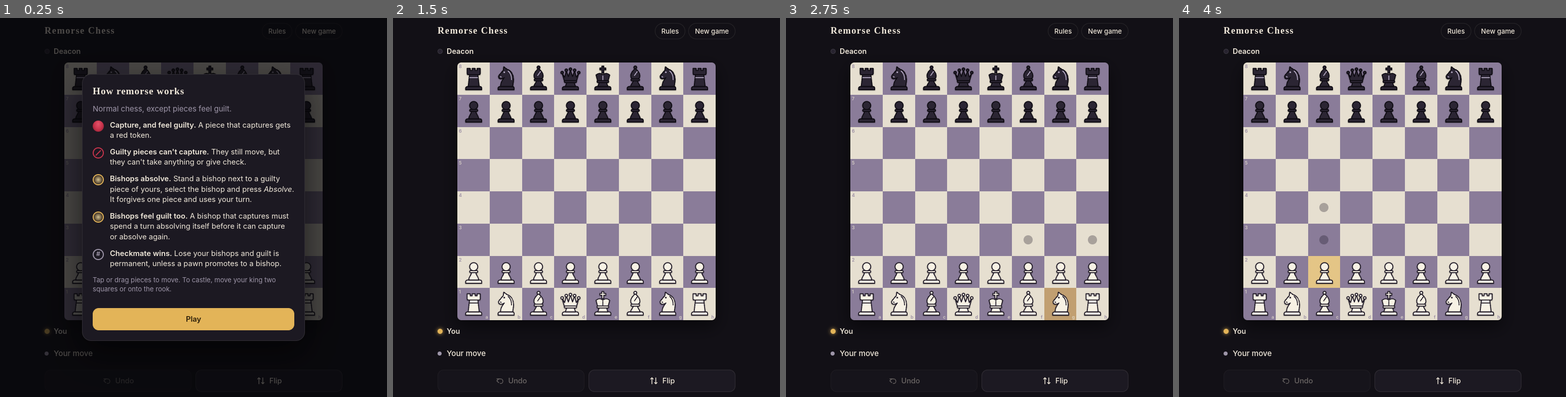
Above: before the commit, frames 1-4 (left to right).
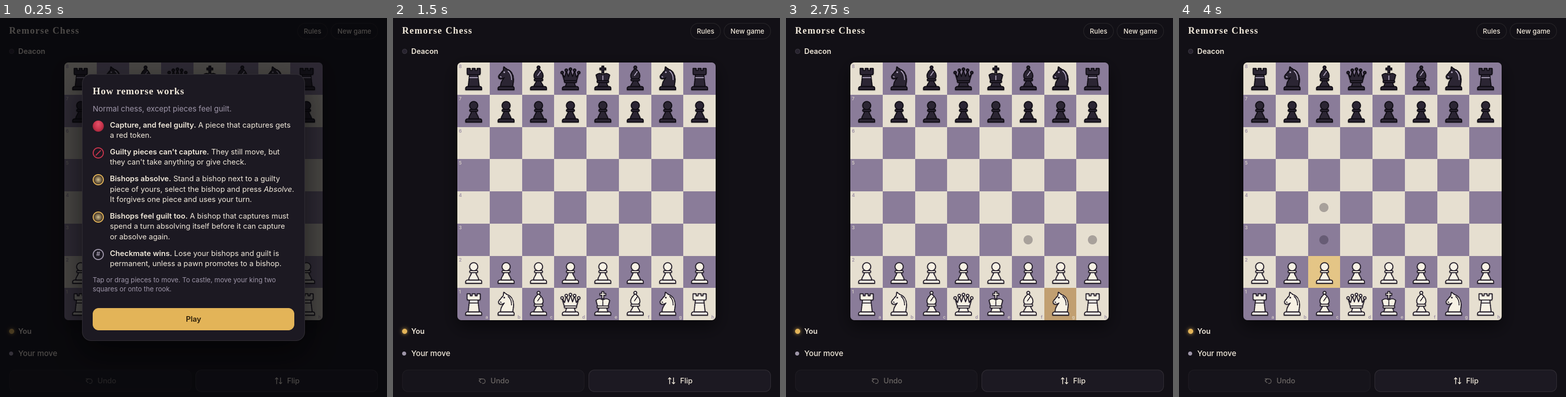
Above: after the commit, the same moments.

Repository: max-petruzzi/remorse-chess
Game: browser game, page dist/index.html
The game is run twice, just before and just after one commit, with the same random seed, the same clock (stepped at 60 frames per second) and the same inputs.
Inputs (mouse positions are in pixels of both pictures, inside the frame that each line leads up to; where the layout moved, square brackets give the same spot in the first picture):
- Up to frame 1 (0.25 s): no input
- Up to frame 2 (1.5 s): click "Play" at 0.27 s; click "New game" at 0.52 s; click "Start game" at 0.77 s; move the mouse to (586, 218) at 1.07 s; click "f6" at 1.27 s
- Up to frame 3 (2.75 s): move the mouse to (902, 165) [921, 165] at 1.67 s; click "New game" at 1.77 s; click "Cancel" at 1.87 s; press the mouse at (1053, 150) [1037, 150] at 2.27 s; release the mouse at (979, 139) at 2.4 s; click (1072, 317) at 2.47 s
- Up to frame 4 (4 s): move the mouse to (1430, 241) [1418, 241] at 2.87 s; click (1387, 271) at 3.07 s; move the mouse to (1279, 256) [1298, 256] at 3.47 s; click "c2 White pawn" at 3.67 s

The runs differ from the first frame. In frame 1, 0.6% of the frame differs, in the area x 2-96%, y 2-97%; in frame 2, 1.0%, in the area x 1-98%, y 2-99%; in frame 3, 1.0%; in frame 4, 1.0%.

Commit message:
Lock page scrolling, harden touch dragging, enlarge the board
- The page can no longer scroll or bounce; the board shrinks to fit short screens
- Block browser touch gestures on the board so drags are never stolen
- Board runs nearly edge to edge on phones and up to 744px on large screens

Co-Authored-By: Claude Fable 5.2 <noreply@anthropic.com>
Claude-Session: https://claude.ai/code/session_013GfxexXWWZtWdk6QEfCBFp

Diff:
--- a/dist/index.html
+++ b/dist/index.html
@@ -46,7 +46,7 @@
 }
 
 * { box-sizing: border-box; }
-html, body { height: 100%; }
+html, body { height: 100%; overflow: hidden; overscroll-behavior: none; }
 body {
   margin: 0;
   background: var(--bg);
@@ -54,8 +54,9 @@
   font-family: var(--font-body);
   font-size: 15px;
   line-height: 1.4;
-  overflow: hidden auto;
+  overflow: hidden;
   overscroll-behavior: none;
+  touch-action: none;
   -webkit-tap-highlight-color: transparent;
   -webkit-text-size-adjust: 100%;
 }
@@ -64,8 +65,8 @@
 
 .app {
   height: 100%;
-  min-height: 470px;
-  max-width: 620px;
+  max-width: 760px;
+  touch-action: none;
   margin: 0 auto;
   padding-left: max(16px, env(safe-area-inset-left, 0px));
   padding-right: max(16px, env(safe-area-inset-right, 0px));
@@ -115,7 +116,7 @@
 .captured .pc-b .b { stroke: var(--pc-black-line); stroke-width: 4; }
 
 /* Board */
-.board-area { flex: 1 1 0; min-height: 0; max-height: min(calc(100vw - 32px), 588px); container-type: size; display: grid; place-items: center; }
+.board-area { flex: 1 1 0; min-height: 0; margin-inline: -8px; max-height: min(calc(100vw - 16px), 744px); container-type: size; display: grid; place-items: center; }
 .board-box { position: relative; width: min(100cqw, 100cqh); height: min(100cqw, 100cqh); }
 .board {
   display: grid;
@@ -251,6 +252,7 @@
 
 /* Dialogs */
 .sheet-back {
+  touch-action: manipulation;
   position: fixed; inset: 0; z-index: 50;
   background: rgba(6, 5, 9, 0.7);
   display: flex; align-items: center; justify-content: center;
@@ -271,7 +273,7 @@
   overflow: hidden;
 }
 @keyframes rise { from { transform: translateY(12px); opacity: 0; } }
-.sheet-body { padding: 20px 20px 4px; overflow-y: auto; overscroll-behavior: contain; min-height: 0; }
+.sheet-body { padding: 20px 20px 4px; overflow-y: auto; touch-action: pan-y; overscroll-behavior: contain; min-height: 0; }
 .sheet h2 { font-family: var(--font-display); letter-spacing: 0.05em; margin: 0 0 10px; font-size: 1.2rem; text-wrap: balance; }
 .sheet p { margin: 0 0 12px; }
 .sheet fieldset { border: 0; padding: 0; margin: 0 0 16px; min-width: 0; }
@@ -1933,6 +1935,15 @@
     board.addEventListener('pointerup', onPointerUp);
     board.addEventListener('pointercancel', onPointerCancel);
     board.addEventListener('contextmenu', (e) => e.preventDefault());
+    // Stop the browser from scrolling, selecting or long-pressing while a finger is on the board.
+    for (const type of ['touchstart', 'touchmove']) {
+      board.addEventListener(type, (e) => { if (e.cancelable) e.preventDefault(); }, { passive: false });
+    }
+    board.addEventListener('dragstart', (e) => e.preventDefault());
+    // Never let the page itself scroll or bounce.
+    document.addEventListener('touchmove', (e) => {
+      if (e.cancelable && !e.target.closest('.sheet-body')) e.preventDefault();
+    }, { passive: false });
     // Keyboard activation only: pointer taps are handled above.
     board.addEventListener('click', (e) => {
       if (e.detail !== 0) return;
--- a/dist/sw.js
+++ b/dist/sw.js
@@ -1,5 +1,5 @@
 // Remorse Chess service worker: cache-first app shell, network for fonts with cache fallback.
-const CACHE = 'remorse-c3d5357617';
+const CACHE = 'remorse-9899fb3b4c';
 const SHELL = ['./', 'index.html', 'manifest.webmanifest', 'icon.svg', 'icon-180.png', 'icon-192.png', 'icon-512.png'];
 self.addEventListener('install', (e) => {
   e.waitUntil(caches.open(CACHE).then((c) => c.addAll(SHELL)).then(() => self.skipWaiting()));
--- a/src/app.js
+++ b/src/app.js
@@ -661,6 +661,15 @@
     board.addEventListener('pointerup', onPointerUp);
     board.addEventListener('pointercancel', onPointerCancel);
     board.addEventListener('contextmenu', (e) => e.preventDefault());
+    // Stop the browser from scrolling, selecting or long-pressing while a finger is on the board.
+    for (const type of ['touchstart', 'touchmove']) {
+      board.addEventListener(type, (e) => { if (e.cancelable) e.preventDefault(); }, { passive: false });
+    }
+    board.addEventListener('dragstart', (e) => e.preventDefault());
+    // Never let the page itself scroll or bounce.
+    document.addEventListener('touchmove', (e) => {
+      if (e.cancelable && !e.target.closest('.sheet-body')) e.preventDefault();
+    }, { passive: false });
     // Keyboard activation only: pointer taps are handled above.
     board.addEventListener('click', (e) => {
       if (e.detail !== 0) return;
--- a/src/styles.css
+++ b/src/styles.css
@@ -24,7 +24,7 @@
 }
 
 * { box-sizing: border-box; }
-html, body { height: 100%; }
+html, body { height: 100%; overflow: hidden; overscroll-behavior: none; }
 body {
   margin: 0;
   background: var(--bg);
@@ -32,8 +32,9 @@
   font-family: var(--font-body);
   font-size: 15px;
   line-height: 1.4;
-  overflow: hidden auto;
+  overflow: hidden;
   overscroll-behavior: none;
+  touch-action: none;
   -webkit-tap-highlight-color: transparent;
   -webkit-text-size-adjust: 100%;
 }
@@ -42,8 +43,8 @@
 
 .app {
   height: 100%;
-  min-height: 470px;
-  max-width: 620px;
+  max-width: 760px;
+  touch-action: none;
   margin: 0 auto;
   padding-left: max(16px, env(safe-area-inset-left, 0px));
   padding-right: max(16px, env(safe-area-inset-right, 0px));
@@ -93,7 +94,7 @@
 .captured .pc-b .b { stroke: var(--pc-black-line); stroke-width: 4; }
 
 /* Board */
-.board-area { flex: 1 1 0; min-height: 0; max-height: min(calc(100vw - 32px), 588px); container-type: size; display: grid; place-items: center; }
+.board-area { flex: 1 1 0; min-height: 0; margin-inline: -8px; max-height: min(calc(100vw - 16px), 744px); container-type: size; display: grid; place-items: center; }
 .board-box { position: relative; width: min(100cqw, 100cqh); height: min(100cqw, 100cqh); }
 .board {
   display: grid;
@@ -229,6 +230,7 @@
 
 /* Dialogs */
 .sheet-back {
+  touch-action: manipulation;
   position: fixed; inset: 0; z-index: 50;
   background: rgba(6, 5, 9, 0.7);
   display: flex; align-items: center; justify-content: center;
@@ -249,7 +251,7 @@
   overflow: hidden;
 }
 @keyframes rise { from { transform: translateY(12px); opacity: 0; } }
-.sheet-body { padding: 20px 20px 4px; overflow-y: auto; overscroll-behavior: contain; min-height: 0; }
+.sheet-body { padding: 20px 20px 4px; overflow-y: auto; touch-action: pan-y; overscroll-behavior: contain; min-height: 0; }
 .sheet h2 { font-family: var(--font-display); letter-spacing: 0.05em; margin: 0 0 10px; font-size: 1.2rem; text-wrap: balance; }
 .sheet p { margin: 0 0 12px; }
 .sheet fieldset { border: 0; padding: 0; margin: 0 0 16px; min-width: 0; }
